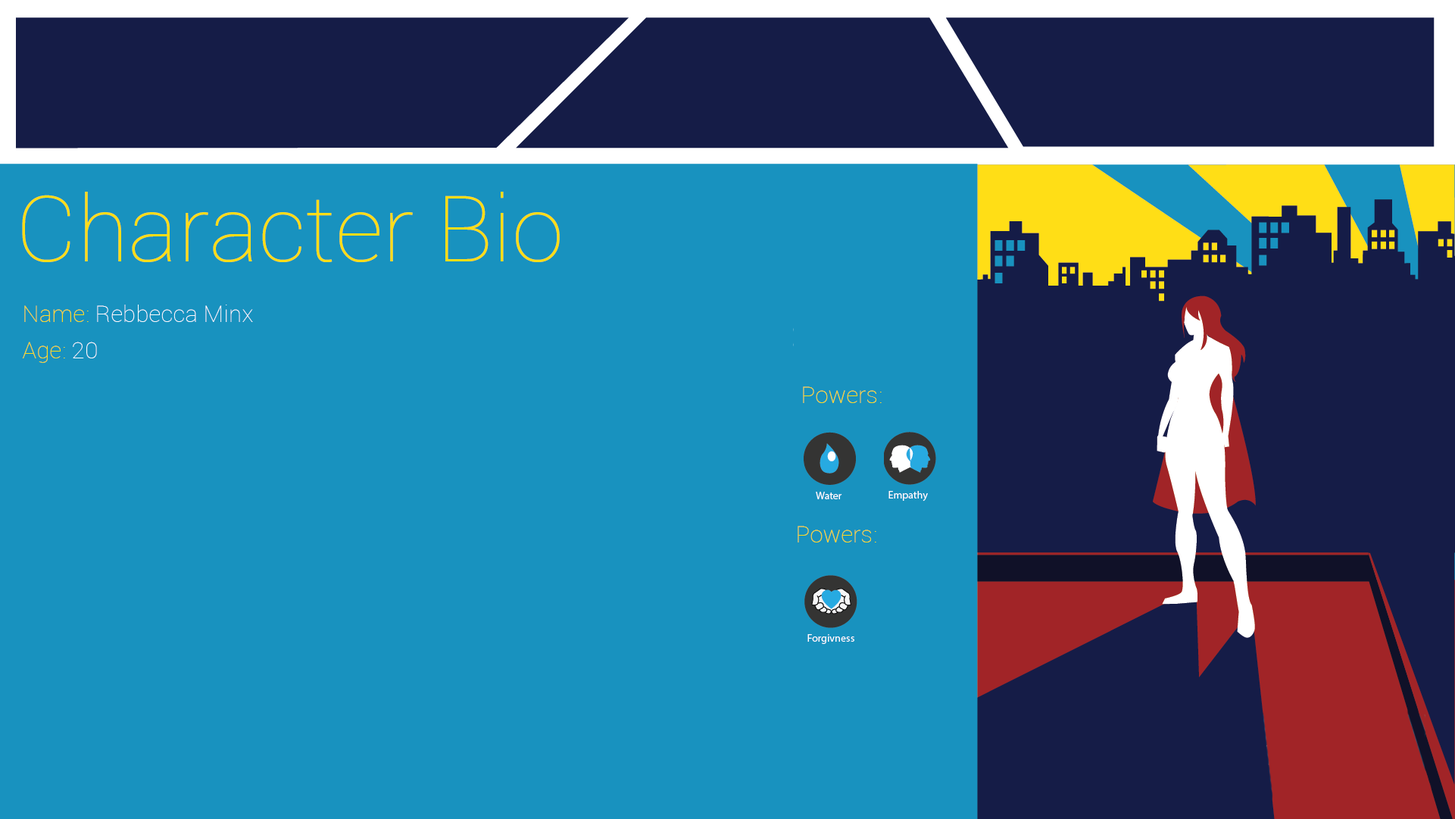
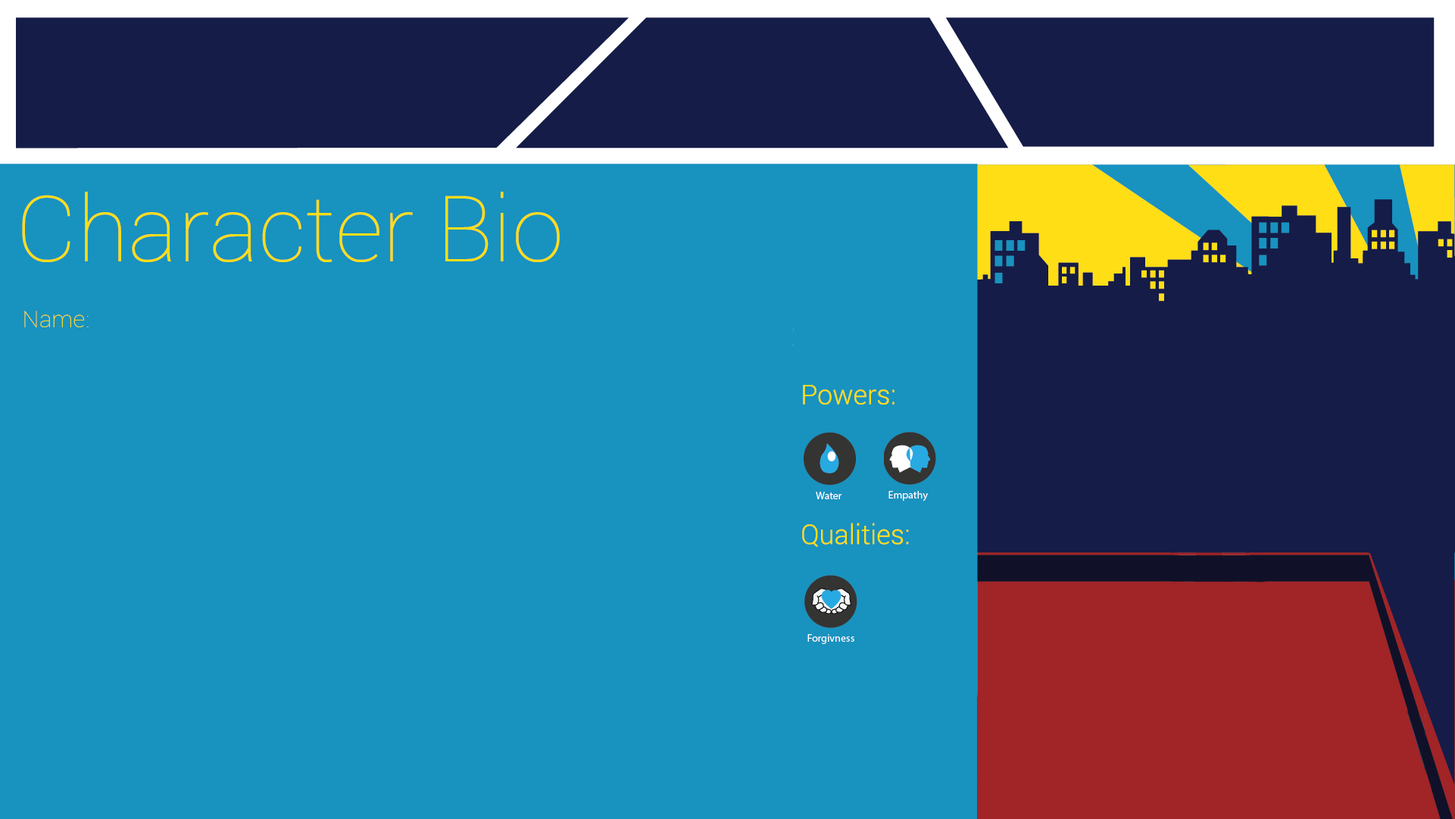
Two versions of the same layered image (1455×819). Layer-by-layer changes:
added layer "Powers:" above "Qualities:" over [802, 384, 895, 405]
added layer "Qualities:" above "Layer 1" over [802, 522, 909, 547]
painted on "Layer 1" over [21, 295, 1276, 819]
